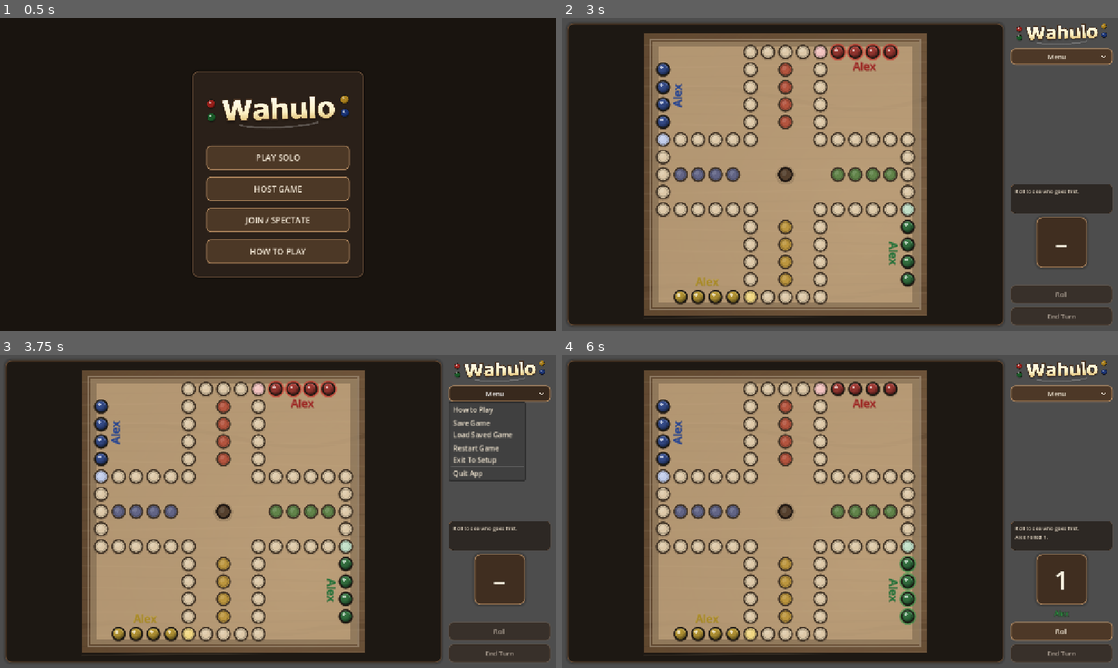
Above: before the commit, frames 1-4 (two rows, left to right).
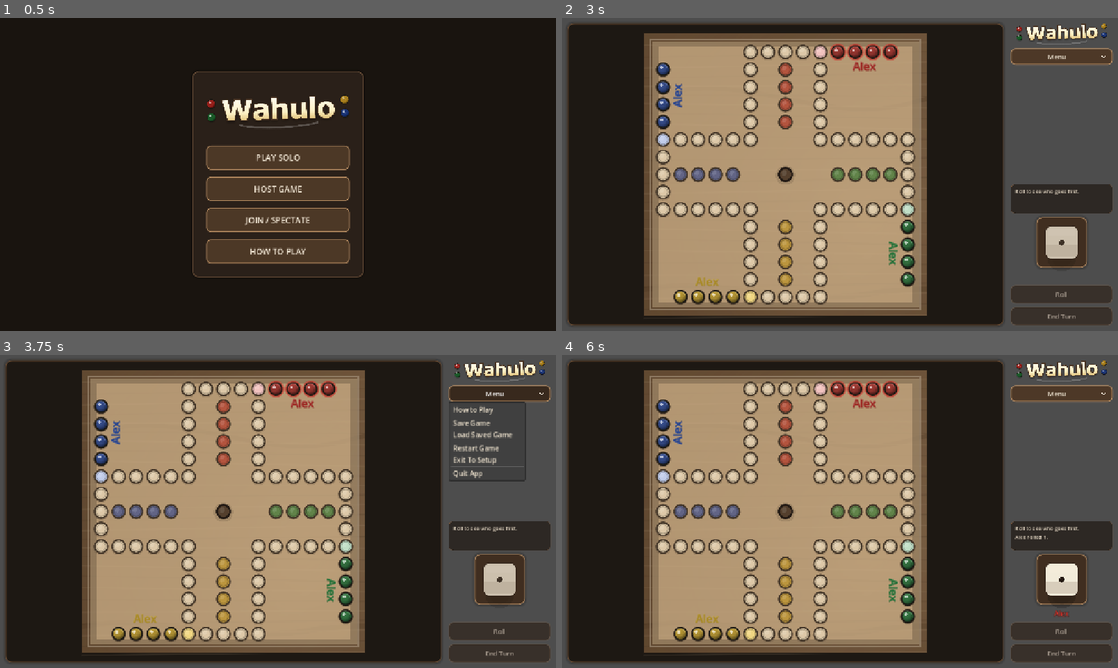
Above: after the commit, the same moments.

Repository: ItsTheMcCoy/wahoo-app
Game: Godot game, scene res://scenes/HomeScreen.tscn
The game is run twice, just before and just after one commit, with the same random seed, the same clock (stepped at 60 frames per second) and the same inputs.
Inputs (mouse positions are in pixels of both pictures, inside the frame that each line leads up to):
- Up to frame 1 (0.5 s): no input
- Up to frame 2 (3 s): click "PLAY SOLO" at 0.5 s; click (845, 115) at 1.27 s; type "Alex" at 1.35 s; click (845, 161) at 1.5 s; type "Alex" at 1.58 s; click (845, 205) at 1.73 s; type "Alex" at 1.82 s; click (845, 249) at 2.02 s; type "Alex" at 2.1 s; click "Start Game" at 2.75 s
- Up to frame 3 (3.75 s): click "Menu" at 3.5 s
- Up to frame 4 (6 s): click "Roll" at 4.25 s; move the mouse to (784, 511) at 5.02 s; click (784, 511) at 5.17 s; move the mouse to (728, 527) at 5.77 s; click (728, 527) at 5.92 s

Frame 1 is identical in both runs. In frame 2, 0.6% of the frame differs, in the area x 87-93%, y 66-77%; in frame 3, 0.6%; in frame 4, 1.2%, in the area x 48-99%, y 8-92%.

Commit message:
Replace numeric die readout with animated pip-face rolling die

Diff:
--- a/godot/scenes/Main.tscn
+++ b/godot/scenes/Main.tscn
@@ -1,8 +1,9 @@
-[gd_scene load_steps=5 format=3 uid="uid://df5k61dj4w6by"]
+[gd_scene load_steps=6 format=3 uid="uid://df5k61dj4w6by"]
 
 [ext_resource type="Script" path="res://scripts/main.gd" id="1_ukqg8"]
 [ext_resource type="Script" path="res://scripts/wahoo_board_view.gd" id="2_cw3fq"]
 [ext_resource type="Texture2D" path="res://assets/textures/wahulo_wordmark.png" id="3_0dv5w"]
+[ext_resource type="Script" path="res://scripts/die_view.gd" id="4_die01"]
 [ext_resource type="PackedScene" path="res://scenes/HowToPlayOverlay.tscn" id="5_htp01"]
 
 [node name="Main" type="Control"]
@@ -77,13 +78,11 @@
 custom_minimum_size = Vector2(152, 152)
 size_flags_horizontal = 4
 
-[node name="DieLabel" type="Label" parent="Root/SidePanel/DieFrame"]
+[node name="DieView" type="Control" parent="Root/SidePanel/DieFrame"]
 layout_mode = 2
 custom_minimum_size = Vector2(152, 152)
-text = "–"
-horizontal_alignment = 1
-vertical_alignment = 1
-theme_override_font_sizes/font_size = 96
+mouse_filter = 2
+script = ExtResource("4_die01")
 
 [node name="TurnLabel" type="Label" parent="Root/SidePanel"]
 layout_mode = 2
--- /dev/null
+++ b/godot/scripts/die_view.gd
@@ -0,0 +1,122 @@
+extends Control
+
+const PIP_LAYOUTS := {
+	1: [Vector2(0, 0)],
+	2: [Vector2(-1, -1), Vector2(1, 1)],
+	3: [Vector2(-1, -1), Vector2(0, 0), Vector2(1, 1)],
+	4: [Vector2(-1, -1), Vector2(1, -1), Vector2(-1, 1), Vector2(1, 1)],
+	5: [Vector2(-1, -1), Vector2(1, -1), Vector2(0, 0), Vector2(-1, 1), Vector2(1, 1)],
+	6: [Vector2(-1, -1), Vector2(-1, 0), Vector2(-1, 1), Vector2(1, -1), Vector2(1, 0), Vector2(1, 1)],
+}
+
+@export_range(1, 6, 1) var face: int = 1:
+	set(value):
+		_face = clampi(value, 1, 6)
+		queue_redraw()
+	get:
+		return _face
+
+var _face := 1
+var _idle := true
+var _roll_tween: Tween
+var _rng := RandomNumberGenerator.new()
+
+func _ready() -> void:
+	_rng.randomize()
+	mouse_filter = Control.MOUSE_FILTER_IGNORE
+	pivot_offset = size * 0.5
+	set_idle()
+
+func _notification(what: int) -> void:
+	if what == NOTIFICATION_RESIZED:
+		pivot_offset = size * 0.5
+
+func set_idle() -> void:
+	_idle = true
+	rotation_degrees = 0.0
+	scale = Vector2.ONE
+	if _roll_tween != null and _roll_tween.is_valid():
+		_roll_tween.kill()
+	queue_redraw()
+
+func set_face(value: int) -> void:
+	_idle = false
+	face = value
+	rotation_degrees = 0.0
+	scale = Vector2.ONE
+
+func play_roll(final_face: int) -> void:
+	_idle = false
+	if _roll_tween != null and _roll_tween.is_valid():
+		_roll_tween.kill()
+	rotation_degrees = 0.0
+	scale = Vector2.ONE
+
+	var step_count := 12
+	for i in range(step_count):
+		var progress := float(i) / float(maxi(step_count - 1, 1))
+		face = _rng.randi_range(1, 6)
+		var wobble := lerpf(26.0, 8.0, progress)
+		rotation_degrees = _rng.randf_range(-wobble, wobble)
+		scale = Vector2(_rng.randf_range(0.92, 1.08), _rng.randf_range(0.92, 1.08))
+		var delay := lerpf(0.05, 0.09, progress * progress)
+		await get_tree().create_timer(delay).timeout
+
+	face = clampi(final_face, 1, 6)
+	_roll_tween = create_tween()
+	_roll_tween.set_parallel(true)
+	_roll_tween.tween_property(self, "rotation_degrees", 0.0, 0.18).set_trans(Tween.TRANS_BACK).set_ease(Tween.EASE_OUT)
+	_roll_tween.tween_property(self, "scale", Vector2(1.12, 1.12), 0.10).set_trans(Tween.TRANS_BACK).set_ease(Tween.EASE_OUT)
+	_roll_tween.set_parallel(false)
+	_roll_tween.tween_property(self, "scale", Vector2.ONE, 0.16).set_trans(Tween.TRANS_BACK).set_ease(Tween.EASE_OUT)
+	await _roll_tween.finished
+
+func _draw() -> void:
+	var side := minf(size.x, size.y)
+	if side <= 0.0:
+		return
+
+	var die_side := side * 0.84
+	var die_pos := Vector2((size.x - die_side) * 0.5, (size.y - die_side) * 0.5)
+	var die_rect := Rect2(die_pos, Vector2(die_side, die_side))
+	var idle_mix := 0.38 if _idle else 0.0
+
+	var shadow_alpha := 0.22 if not _idle else 0.14
+	draw_circle(Vector2(size.x * 0.5, die_rect.position.y + die_side * 0.92), die_side * 0.43, Color(0.05, 0.035, 0.025, shadow_alpha))
+	draw_circle(Vector2(size.x * 0.5, die_rect.position.y + die_side * 0.92), die_side * 0.31, Color(0.05, 0.035, 0.025, shadow_alpha * 0.45))
+
+	var body := StyleBoxFlat.new()
+	body.bg_color = Color(0.95, 0.92, 0.85).lerp(Color(0.55, 0.48, 0.40), idle_mix)
+	body.border_color = Color(0.20, 0.14, 0.10)
+	var corner := maxi(3, int(round(die_side * 0.18)))
+	body.corner_radius_top_left = corner
+	body.corner_radius_top_right = corner
+	body.corner_radius_bottom_left = corner
+	body.corner_radius_bottom_right = corner
+	var border_width := maxi(1, int(round(die_side * 0.02)))
+	body.border_width_left = border_width
+	body.border_width_top = border_width
+	body.border_width_right = border_width
+	body.border_width_bottom = border_width
+	draw_style_box(body, die_rect)
+
+	draw_rect(
+		Rect2(die_rect.position + Vector2(0.0, die_side * 0.54), Vector2(die_side, die_side * 0.36)),
+		Color(0.34, 0.24, 0.16, 0.17 if not _idle else 0.11),
+		true
+	)
+	draw_rect(
+		Rect2(die_rect.position + Vector2(die_side * 0.08, die_side * 0.10), Vector2(die_side * 0.84, die_side * 0.20)),
+		Color(1.0, 0.97, 0.90, 0.11 if not _idle else 0.06),
+		true
+	)
+
+	var pip_color := Color(0.14, 0.10, 0.07).lerp(Color(0.40, 0.34, 0.28), idle_mix)
+	var pip_radius := maxf(2.0, die_side * 0.075)
+	var spread := die_side * 0.26
+	var layout: Array = PIP_LAYOUTS.get(_face, PIP_LAYOUTS[1])
+	for offset in layout:
+		var pip_pos: Vector2 = die_rect.get_center() + Vector2(offset.x * spread, offset.y * spread)
+		draw_circle(pip_pos + Vector2(pip_radius * 0.16, pip_radius * 0.20), pip_radius * 1.04, Color(0.0, 0.0, 0.0, 0.20 if not _idle else 0.12))
+		draw_circle(pip_pos, pip_radius, pip_color)
+		draw_circle(pip_pos + Vector2(-pip_radius * 0.30, -pip_radius * 0.30), pip_radius * 0.33, Color(1.0, 0.94, 0.86, 0.24 if not _idle else 0.14))
--- a/godot/scripts/main.gd
+++ b/godot/scripts/main.gd
@@ -43,7 +43,7 @@
 }
 
 @onready var _turn_label: Label = $Root/SidePanel/TurnLabel
-@onready var _die_label: Label = $Root/SidePanel/DieFrame/DieLabel
+@onready var _die_view = $Root/SidePanel/DieFrame/DieView
 @onready var _game_menu_button: MenuButton = $Root/SidePanel/GameMenuButton
 @onready var _board_frame: PanelContainer = $Root/BoardFrame
 @onready var _root_container: BoxContainer = $Root
@@ -123,7 +123,7 @@
 	WahooResponsiveLayout.style_icon_button(_setup_back_button)
 	_smoke_summary = _build_smoke_summary()
 	_setup_game_menu()
-	_die_label.text = "–"
+	_die_view.set_idle()
 	_profiles = _make_profiles_with_manager()
 	_rebuild_profile_catalog()
 	_apply_wordmark_branding()
@@ -372,10 +372,6 @@
 	_turn_label.add_theme_color_override("font_color", Color(0.98, 0.95, 0.88))
 	_turn_label.add_theme_color_override("font_outline_color", Color(0.08, 0.06, 0.05, 0.92))
 	_turn_label.add_theme_constant_override("outline_size", 3)
-
-	_die_label.add_theme_color_override("font_color", Color(0.98, 0.95, 0.88))
-	_die_label.add_theme_color_override("font_outline_color", Color(0.10, 0.07, 0.05, 0.95))
-	_die_label.add_theme_constant_override("outline_size", 4)
 
 	var menu_popup := _game_menu_button.get_popup()
 	menu_popup.add_theme_color_override("font_color", Color(0.95, 0.90, 0.82))
@@ -676,8 +672,7 @@
 	_status.add_theme_font_size_override("normal_font_size", round(18.0 * portrait_scale) if _compact_layout else round((17.0 if short_landscape else 24.0) * desktop_ui_scale))
 
 	_die_frame.custom_minimum_size = Vector2(round(112.0 * portrait_scale), round(112.0 * portrait_scale)) if _compact_layout else Vector2(round((126.0 if short_landscape else 152.0) * desktop_ui_scale), round((126.0 if short_landscape else 152.0) * desktop_ui_scale))
-	_die_label.custom_minimum_size = _die_frame.custom_minimum_size
-	_die_label.add_theme_font_size_override("font_size", round(74.0 * portrait_scale) if _compact_layout else round((82.0 if short_landscape else 96.0) * desktop_ui_scale))
+	_die_view.custom_minimum_size = _die_frame.custom_minimum_size
 	_turn_label.add_theme_font_size_override("font_size", round(24.0 * portrait_scale) if _compact_layout else round((22.0 if short_landscape else 30.0) * desktop_ui_scale))
 
 	_roll_button.custom_minimum_size = Vector2(0, round(64.0 * portrait_scale)) if _compact_layout else Vector2(0, round((58.0 if short_landscape else 80.0) * desktop_ui_scale))
@@ -886,8 +881,7 @@
 	_board.set_state(_state)
 	_board.set_seat_labels(_seat_display_names)
 	_board.set_turn_focus_enabled(true)
-	_die_label.text = "–"
-	_die_label.scale = Vector2.ONE
+	_die_view.set_idle()
 	_set_roll_ready(false)
 	_roll_button.text = "Roll"
 	_set_status_text("")
@@ -1348,23 +1342,12 @@
 	_board.clear_legal_moves()
 	_board.set_state(_state)
 	_board.set_seat_labels(_seat_display_names)
-	_die_label.text = "–"
+	_die_view.set_idle()
 	_set_roll_ready(true)
 	_render_status("Saved game loaded")
 
-func _die_face(value: int) -> String:
-	return str(clampi(value, 1, 6))
-
 func _play_roll_visual(final_roll: int) -> void:
-	_die_label.pivot_offset = _die_label.size * 0.5
-	for _i in range(14):
-		_die_label.text = _die_face(_rng.randi_range(1, 6))
-		await get_tree().create_timer(0.04).timeout
-	_die_label.text = _die_face(final_roll)
-	var tween := create_tween()
-	tween.tween_property(_die_label, "scale", Vector2(1.30, 1.30), 0.10).set_trans(Tween.TRANS_BACK).set_ease(Tween.EASE_OUT)
-	tween.tween_property(_die_label, "scale", Vector2.ONE, 0.15).set_trans(Tween.TRANS_BACK).set_ease(Tween.EASE_IN)
-	await tween.finished
+	await _die_view.play_roll(final_roll)
 
 # ─── Multiplayer (Phase 4c) ───────────────────────────────────────────────────
 
@@ -1398,7 +1381,7 @@
 	_board.set_state(_state)
 	_board.set_seat_labels(_seat_display_names)
 	_board.clear_legal_moves()
-	_die_label.text = "–"
+	_die_view.set_idle()
 	_turn_number = 1
 	_chat_section.visible = true
 	_chat_log.clear()
@@ -1528,7 +1511,7 @@
 	var opening_rounds: Array = payload.get("openingRollRounds", [])
 
 	_state = _mp_deserialize_state(gs)
-	_die_label.text = "–"
+	_die_view.set_idle()
 	if opening_resolved:
 		_mp_waiting_for_opening_roll = false
 
Not shown, added: godot/scripts/die_view.gd.uid
Not shown, changed: documents/ASSET_DESIGN_GUIDE.md
Not shown, changed: documents/DEVELOPMENT_PLAN.md
Not shown, changed: godot/build/web/index.html
Not shown, changed: godot/build/web/index.pck
